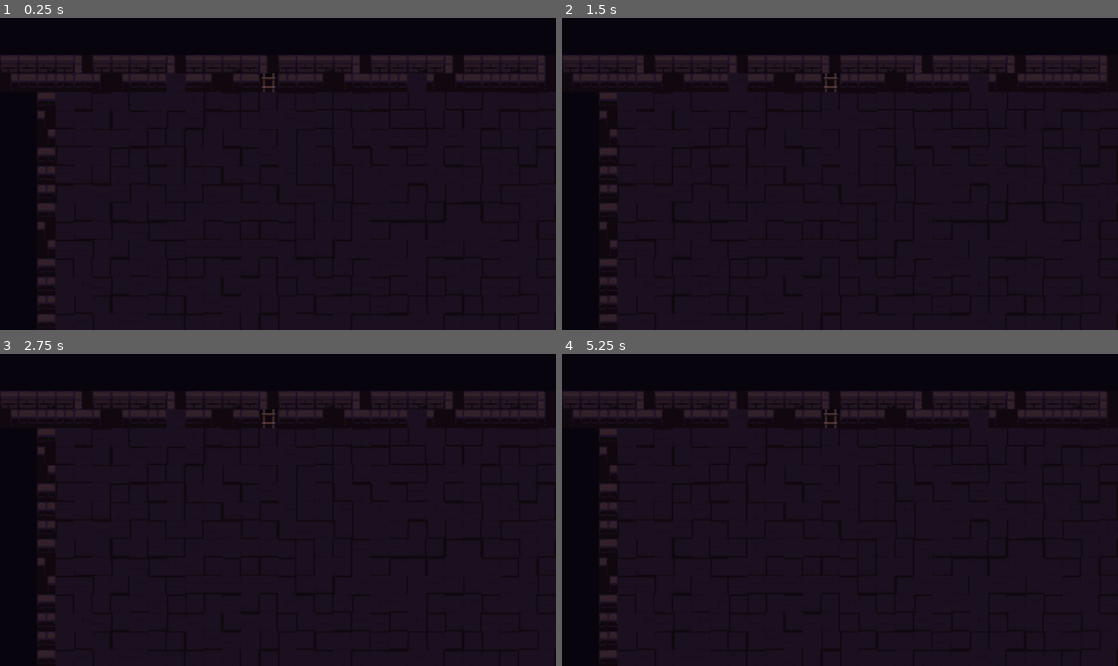
Above: before the commit, frames 1-4 (two rows, left to right).
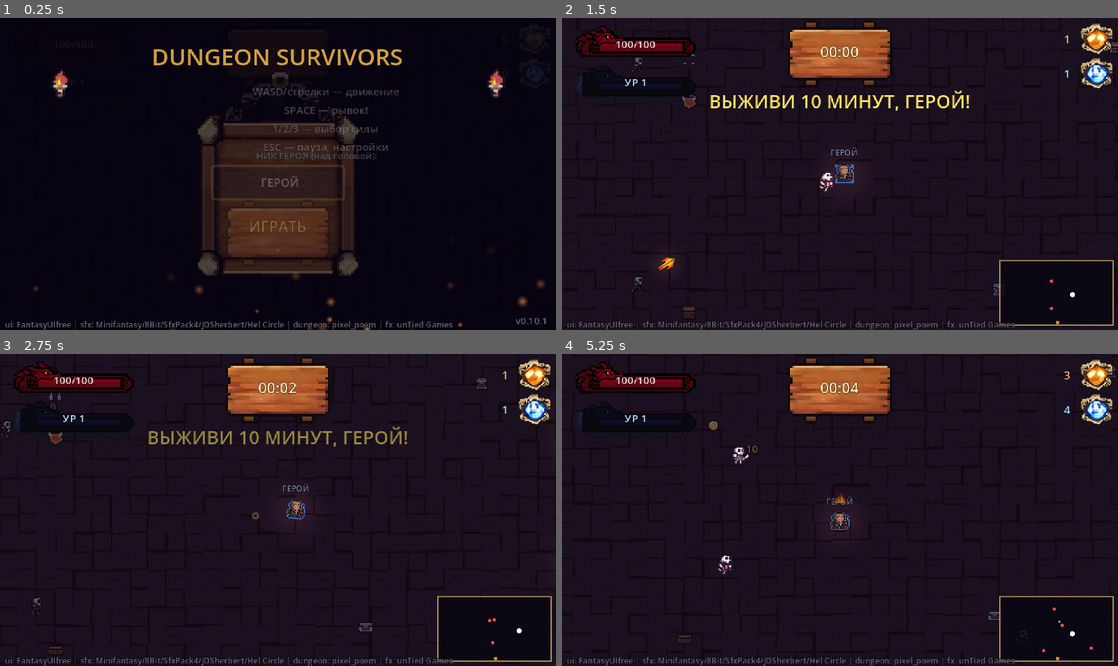
Above: after the commit, the same moments.

Repository: maksummatatov10-spec1231/godotgame
Game: Godot game, scene res://scenes/main.tscn
Two runs of this game, one before a commit and one after it. Both use one fixed random seed, a clock stepped at 60 frames per second and the inputs below.
Inputs (mouse positions are in pixels of both pictures, inside the frame that each line leads up to):
- Up to frame 1 (0.25 s): no input
- Up to frame 2 (1.5 s): tap Enter at 0.5 s; move the mouse to (962, 158) at 0.52 s; hold D (move_right) 0.53-1.25 s; tap Space (dash) at 0.6 s; click (962, 158) at 0.67 s; drag from (728, 189) to (812, 236) at 1.27 s
- Up to frame 3 (2.75 s): move the mouse to (333, 441) at 2.02 s; hold D (move_right) from 2.03 s (still down); tap 1 at 2.1 s
- Up to frame 4 (5.25 s): release D (move_right) at 2.75 s; drag from (812, 572) to (673, 463) at 2.77 s; move the mouse to (1006, 556) at 3.52 s; hold A (move_left) 3.53-4.25 s; tap 3 at 3.6 s; drag from (673, 463) to (756, 432) at 4.27 s; move the mouse to (867, 510) at 5.02 s; hold S (move_down) from 5.03 s (still down); tap 5 at 5.1 s; click (867, 510) at 5.17 s

The runs differ from the first frame. In frame 1, 16% of the frame differs, in the area x 0-99%, y 10-100%; in frame 2, 8.5%; in frame 3, 8.2%; in frame 4, 7.7%.
Error before the commit: Parse Error: Cannot infer the type of "path" variable because the value doesn't have a set type. (res://scripts/sfx.gd:124)

Commit message:
v0.10.1: критический фикс запуска — Godot не мог вывести тип path в sfx.gd (const EXT/SUFFIXES типизированы Array[String]); папка dist удалена из репозитория (архивы тяжелели с каждым релизом — скачивание теперь через авто-архив тега на GitHub, dist/ в .gitignore)
Co-authored-by: arena-agent <297053741+arena-agent@users.noreply.github.com>

Diff:
--- a/scripts/hud.gd
+++ b/scripts/hud.gd
@@ -495,7 +495,7 @@
 	menu_hint = _mk_label("ENTER или клик — В БОЙ!", Vector2(0, 240), 10, Color(0.65, 1, 0.65), HORIZONTAL_ALIGNMENT_CENTER)
 	menu_hint.size = Vector2(480, 16)
 	menu_panel.add_child(menu_hint)
-	var ver := _mk_label("v0.10.0", Vector2(0, 256), 8, Color(0.6, 0.6, 0.7, 0.7), HORIZONTAL_ALIGNMENT_RIGHT)
+	var ver := _mk_label("v0.10.1", Vector2(0, 256), 8, Color(0.6, 0.6, 0.7, 0.7), HORIZONTAL_ALIGNMENT_RIGHT)
 	ver.size = Vector2(472, 12)
 	menu_panel.add_child(ver)
 	# летящие искры-угольки (аддитивные — красиво светятся в темноте)
--- a/scripts/sfx.gd
+++ b/scripts/sfx.gd
@@ -7,7 +7,8 @@
 
 const POOL_SIZE := 12
 const SFX_DIR := "res://assets/sfx/"
-const EXT := [".wav", ".mp3", ".ogg"]
+const EXT: Array[String] = [".wav", ".mp3", ".ogg"]
+const SUFFIXES: Array[String] = ["", "_2", "_3", "_4", "_5"]  # варианты одного звука
 
 # базовая громкость (dB) — подобрана по измеренной громкости файлов:
 # частые звуки тише, редкие и важные — заметнее.
@@ -119,7 +120,7 @@
 	if _variants_cache.has(sname):
 		return _variants_cache[sname]
 	var list: Array = []
-	for suffix in ["", "_2", "_3", "_4", "_5"]:
+	for suffix in SUFFIXES:
 		for ext in EXT:
 			var path := SFX_DIR + sname + suffix + ext
 			if ResourceLoader.exists(path):
Not shown, changed: .gitignore
Not shown, changed: README.md
Not shown, removed: dist/dungeon-survivors-v0.1.0.zip
Not shown, removed: dist/dungeon-survivors-v0.1.1.zip
Not shown, removed: dist/dungeon-survivors-v0.1.2.zip
Not shown, removed: dist/dungeon-survivors-v0.10.0.zip
Not shown, removed: dist/dungeon-survivors-v0.2.0.zip
Not shown, removed: dist/dungeon-survivors-v0.2.1.zip
Not shown, removed: dist/dungeon-survivors-v0.3.0.zip
Not shown, removed: dist/dungeon-survivors-v0.4.0.zip
Not shown, removed: dist/dungeon-survivors-v0.5.0.zip
Not shown, removed: dist/dungeon-survivors-v0.7.0.zip
(and 4 more such lines)
